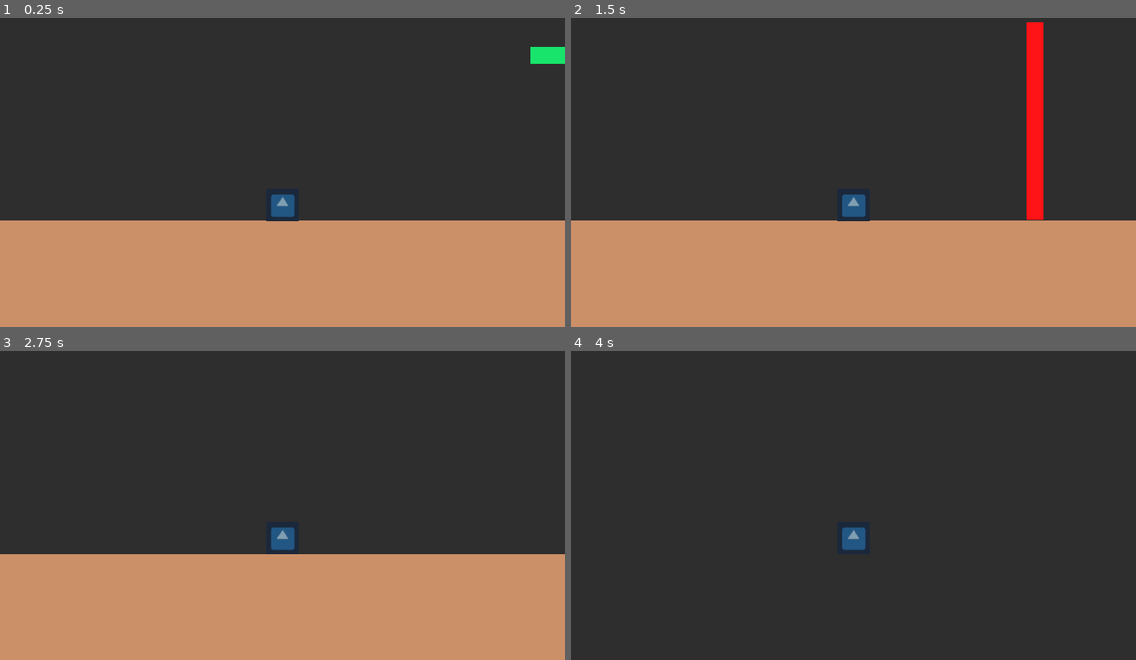
Above: before the commit, frames 1-4 (two rows, left to right).
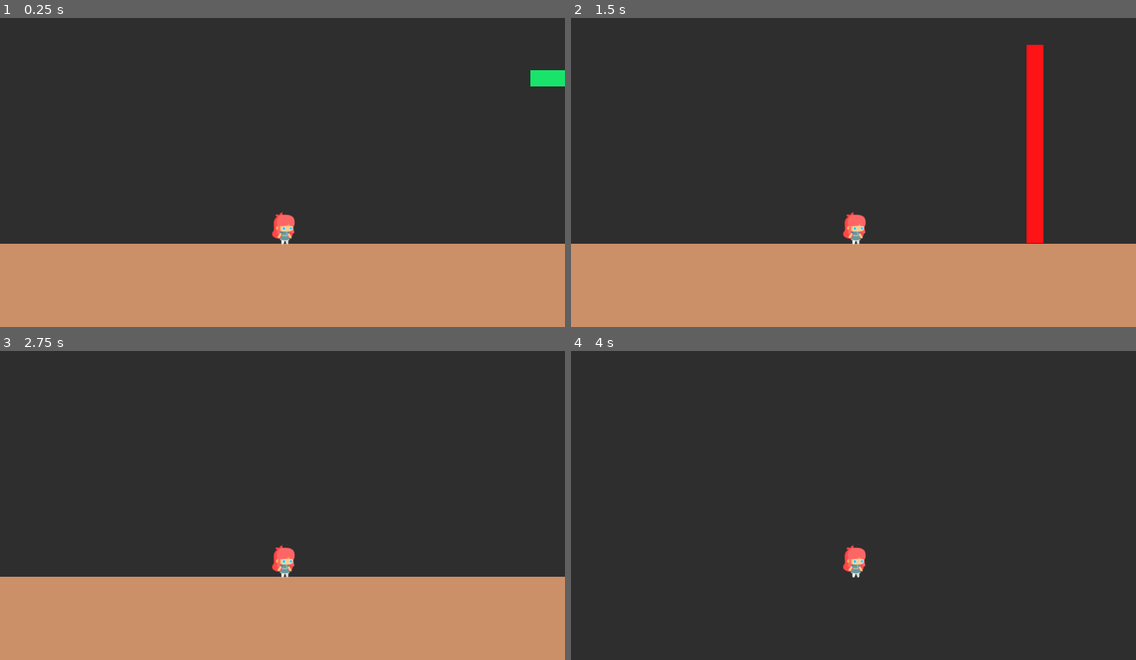
Above: after the commit, the same moments.

Repository: tessman322/Reiya
Game: Godot game, scene res://Level 1/level 1.tscn
Same seed, same stepped clock (60 frames per second), same inputs: the game is played once before the commit and once after it. The engine's default icon, where the game draws it, is replaced by a stand-in: a white triangle on a blue panel in a dark square.
Inputs:
- Up to frame 1 (0.25 s): no input
- Up to frame 2 (1.5 s): tap Enter at 0.5 s; hold D (move_right) 0.53-1.28 s; hold W (move_in) 0.53-1.28 s; tap Space (jump) at 0.77 s; hold A (move_left) from 1.28 s (still down); tap S (move_out) at 1.35 s
- Up to frame 3 (2.75 s): tap Space (jump) at 1.52, 2 s; release A (move_left) at 2.03 s; hold D (move_right) from 2.03 s (still down); hold W (move_in) from 2.03 s (still down)
- Up to frame 4 (4 s): release W (move_in) at 2.78 s; tap S (move_out) at 2.85 s; tap Space (jump) at 3.02, 3.77 s; release D (move_right) at 3.53 s; hold A (move_left) from 3.53 s (still down); hold W (move_in) from 3.53 s (still down)

The runs differ from the first frame. In frame 1, 8.5% of the frame differs, in the area x 0-100%, y 9-74%; in frame 2, 8.1%; in frame 3, 7.7%; in frame 4, 0.6%.

Commit message:
kawaii anime grill needs an upgrade
suma about to hd-fy our heroine

Diff:
--- a/Level 1/level 1.tscn
+++ b/Level 1/level 1.tscn
@@ -133,7 +133,7 @@
 transform = Transform( 1, 0, 0, 0, 1, 0, 0, 0, 0.190753, -9.01175, 4.95556, 0.437573 )
 
 [node name="Camera" type="Camera" parent="Player"]
-transform = Transform( 1, 0, 0, 0, 1, 0, 0, 0, 5.24238, 0, 2.60395, 88.7888 )
+transform = Transform( 1, 0, 0, 0, 1, 0, 0, 0, 5.24238, 0, 4, 88.789 )
 projection = 1
 size = 20.0
 near = 0.01
--- a/Unnamed Hero/player scene.tscn
+++ b/Unnamed Hero/player scene.tscn
@@ -1,14 +1,16 @@
 [gd_scene load_steps=7 format=2]
 
 [ext_resource path="res://Unnamed Hero/player.gd" type="Script" id=1]
-[ext_resource path="res://icon.png" type="Texture" id=2]
+[ext_resource path="res://Unnamed Hero/Idle (1).png" type="Texture" id=2]
 
-[sub_resource type="BoxShape" id=1]
+[sub_resource type="PlaneMesh" id=1]
 
-[sub_resource type="QuadMesh" id=2]
+[sub_resource type="SpatialMaterial" id=2]
+flags_transparent = true
+flags_unshaded = true
+albedo_texture = ExtResource( 2 )
 
-[sub_resource type="SpatialMaterial" id=3]
-albedo_texture = ExtResource( 2 )
+[sub_resource type="BoxShape" id=3]
 
 [sub_resource type="RayShape" id=4]
 
@@ -16,14 +18,14 @@
 transform = Transform( 1, 0, 0, 0, 1, 0, 0, 0, 0.330618, 0, 0, 0 )
 script = ExtResource( 1 )
 
+[node name="CSGMesh" type="CSGMesh" parent="."]
+transform = Transform( 1, 0, 0, 0, -1.62921e-07, -1, 0, 1, -1.62921e-07, 0, 0, 0 )
+mesh = SubResource( 1 )
+material = SubResource( 2 )
+
 [node name="CollisionShape" type="CollisionShape" parent="."]
 transform = Transform( 0.905906, 0, 0, 0, 0.553389, 0, 0, 0, 0.18003, 0, 0.0352235, 0 )
-shape = SubResource( 1 )
-
-[node name="CSGMesh" type="CSGMesh" parent="."]
-transform = Transform( 2, 0, 0, 0, 2, 0, 0, 0, 2, 0, 0, 0 )
-mesh = SubResource( 2 )
-material = SubResource( 3 )
+shape = SubResource( 3 )
 
 [node name="CollisionShape2" type="CollisionShape" parent="."]
 transform = Transform( 1, 0, 0, 0, -4.37114e-08, -0.915, 0, 1, -3.99959e-08, 0, 0, 0 )
Binary file added: Unnamed Hero/Idle (1).png
Not shown, added: Unnamed Hero/Idle (1).png.import
